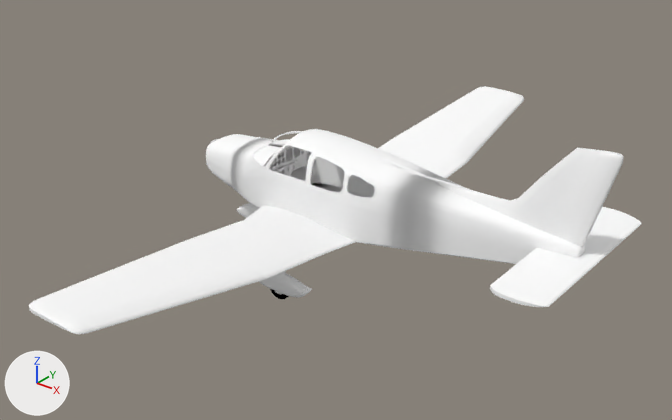
Two versions of the Blender file Blender/pa28-236.blend, one commit apart.
One viewpoint serves both versions: a camera (50 mm lens) standing at (10.06, -9.53, 5.44) and looking at (2.85, -0.52, -0.14). Lighting does not change. The marker at lower left points along +X, +Y and +Z.

The older version as bpy lines, for what is in view:
```python
ob_fuselage = bpy.data.objects.new('fuselage', me_cube)
ob_fuselage.location = (5.02, -0.03, 0.53)
ob_fuselage.rotation_euler = (0.0, -3.142, 1.571)  # degrees (0, -180, 90)
ob_fuselage.scale = (1.2, 1.2, 1.2)
ob_left_aileron = bpy.data.objects.new('left-aileron', me_cube_007)
ob_left_aileron.location = (5.02, -0.03, 0.53)
ob_left_aileron.rotation_euler = (0.0, -3.142, 1.571)  # degrees (0, -180, 90)
ob_left_aileron.scale = (1.2, 1.2, 1.2)
ob_panel_proxy = bpy.data.objects.new('panel_proxy', me_cube_011)
ob_panel_proxy.location = (1.61, -0.03, 0.07)
ob_panel_proxy.rotation_euler = (1.571, 0.0, 1.571)  # degrees (90, 0, 90)
ob_panel_proxy.scale = (0.104, 0.114, 0.114)
ob_rudder = bpy.data.objects.new('rudder', me_cube_008)
ob_rudder.location = (5.02, -0.03, 0.53)
ob_rudder.rotation_euler = (0.0, -3.142, 1.571)  # degrees (0, -180, 90)
ob_rudder.scale = (1.2, 1.2, 1.2)
# also in view: 'rear-wheels' at (2.67, -0.03, -0.75); 'trim' at (6.34, -0.03, 0.08); 'left-flap' at (3.07, -1.47, -0.35); 'elevator' at (6.08, -0.03, 0.08); 'right-aileron' at (2.95, 3.46, -0.1)
```
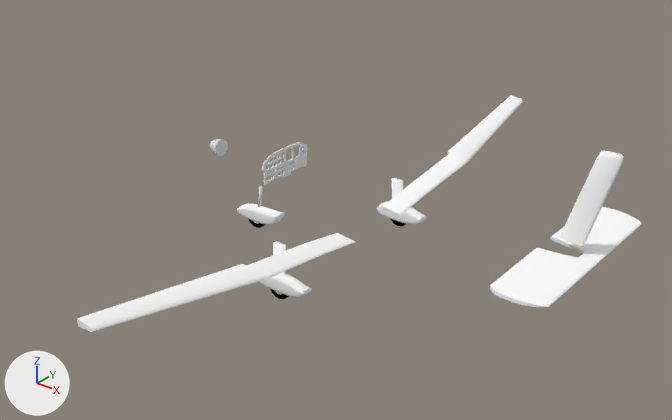
The edits, one by one:
Material 'Material' (mat_material) is new.
Its base color is (0.8, 0.8, 0.8) (white #e7e7e7).
me_cube_011 is used by ob_panel_proxy; location (1.61, -0.03, 0.07); rotation (1.571, 0.0, 1.571), in degrees (90, 0, 90); scale (0.104, 0.114, 0.114).
me_cube_011 had 3431 vertices, 4429 faces and spanned x -4.89..4.89, y -2.1..1.93, z -1.0..-0.8.
me_cube_011 now has 3651 vertices, 2331 faces and spans x -4.89..4.89, y -2.1..1.93, z -1.0..-0.8.
me_cube_011 part 1: 4 vertices moved within x -3.83..-3.82, y -0.6..-0.39, z -1.0..-0.8; 76 vertices added at x -2.39..-0.44, y 1.54..1.7, z -1.0..-0.8.
me_cube_011 part 2: 72 vertices added at x -0.12..-0.02, y -1.11..-1.01, z -1.0..-0.8.
me_cube_011 part 3: 72 vertices added at x 4.18..4.36, y -0.01..0.18, z -1.0..-0.8.
me_cube_011 now uses material mat_material (white #e7e7e7).
me_cube_007 is used by ob_left_aileron; location (5.02, -0.03, 0.53); rotation (0.0, -3.142, 1.571), in degrees (0, -180, 90); scale (1.2, 1.2, 1.2).
me_cube_007 had 18 vertices, 12 faces and spanned x 1.95..3.9, y 1.49..1.96, z 0.36..0.71.
me_cube_007 now has 21 vertices, 14 faces and spans x 1.95..3.9, y 1.49..1.96, z 0.36..0.71.
Part 4, on me_cube_007:
4 faces are deleted.
3 vertices are added at (3.9, 1.96, 0.4), (1.96, 1.8, 0.65), (3.89, 1.77, 0.4).
6 new faces join them.
Object 'fuselage' (ob_fuselage) is now hidden.

What differs and where, as boxes [x1, y1, x2, y2] in the pictures (672 x 420 px; the box of a moved part takes in the faces that stretch with it):
'fuselage', hidden
    before: [29, 86, 601, 334]
part 1 of me_cube_011, built on
    after: [263, 148, 286, 184]
part 2 of me_cube_011, added
    after: [278, 166, 287, 177]
part 3 of me_cube_011, added
    after: [286, 151, 307, 173]
part 4 of me_cube_007, moved or reshaped (not visible before)
    after: [77, 319, 93, 332]
'right-flap', unchanged, uncovered by the edit
    before: [428, 153, 467, 179]
    after: [383, 153, 467, 215]
